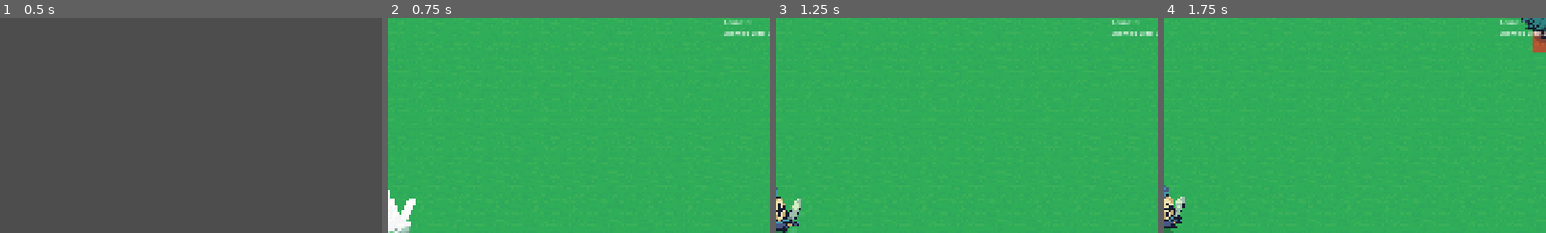
Above: before the commit, frames 1-4 (left to right).
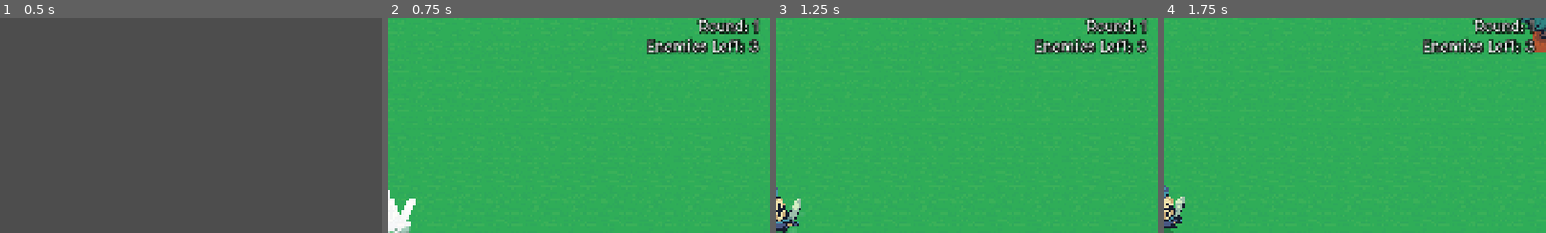
Above: after the commit, the same moments.

Repository: prasen-shakya/Tiny-Swords
Game: Godot game, scene res://scenes/scene_handler.tscn
Same seed, same stepped clock (60 frames per second), same inputs: the game is played once before the commit and once after it.
Inputs:
- Up to frame 1 (0.5 s): no input
- Up to frame 2 (0.75 s): click "Start Game" at 0.5 s
- Up to frame 3 (1.25 s): no input
- Up to frame 4 (1.75 s): hold D (move_right) from 1.28 s (still down); tap Space (attack) at 1.35 s
The pictures show only the part of the screen within x 50-100%, y 0-50%; the shares and areas given below are measured in that part.

Frame 1 is identical in both runs. In frame 2, 2.7% of the frame differs, in the area x 67-100%, y 0-17%; in frame 3, 2.7%; in frame 4, 2.7%.

Commit message:
Update RoundHUD styling and add game-lost delay
Add MedievalSharp font resource and label theme overrides to RoundHUD (outline, shadow, size, alignment) and adjust HUD offsets to improve positioning. In scene_handler.gd, wait 1.5s on game lost before freeing the current game scene so end-of-game animations or transitions can play.

Diff:
--- a/scenes/round_hud.tscn
+++ b/scenes/round_hud.tscn
@@ -1,6 +1,7 @@
 [gd_scene format=3 uid="uid://uhj3woyu6l44"]
 
 [ext_resource type="Script" uid="uid://275xrvj4qfdi" path="res://scenes/round_hud.gd" id="1_4tdfx"]
+[ext_resource type="FontFile" uid="uid://dpkh171orkrj6" path="res://art/tiny_swords_new/UI Elements/UI Elements/Banners/MedievalSharp-Regular.ttf" id="2_nceth"]
 
 [node name="RoundHUD" type="CanvasLayer" unique_id=743056523]
 script = ExtResource("1_4tdfx")
@@ -9,8 +10,9 @@
 anchors_preset = 1
 anchor_left = 1.0
 anchor_right = 1.0
-offset_left = -40.0
-offset_bottom = 50.0
+offset_left = -69.0
+offset_right = -29.0
+offset_bottom = 105.0
 grow_horizontal = 0
 
 [node name="VBoxContainer" type="VBoxContainer" parent="MarginContainer" unique_id=1542743873]
@@ -18,6 +20,20 @@
 
 [node name="RoundLabel" type="Label" parent="MarginContainer/VBoxContainer" unique_id=1661480105]
 layout_mode = 2
+theme_override_colors/font_shadow_color = Color(0, 0, 0, 0.69411767)
+theme_override_colors/font_outline_color = Color(0, 0, 0, 1)
+theme_override_constants/outline_size = 8
+theme_override_constants/shadow_outline_size = 16
+theme_override_fonts/font = ExtResource("2_nceth")
+theme_override_font_sizes/font_size = 40
+horizontal_alignment = 2
 
 [node name="EnemiesLeftLabel" type="Label" parent="MarginContainer/VBoxContainer" unique_id=1624818005]
 layout_mode = 2
+theme_override_colors/font_shadow_color = Color(0, 0, 0, 0.69411767)
+theme_override_colors/font_outline_color = Color(0, 0, 0, 1)
+theme_override_constants/outline_size = 8
+theme_override_constants/shadow_outline_size = 16
+theme_override_fonts/font = ExtResource("2_nceth")
+theme_override_font_sizes/font_size = 40
+horizontal_alignment = 2
--- a/scripts/SceneChanger/scene_handler.gd
+++ b/scripts/SceneChanger/scene_handler.gd
@@ -38,6 +38,7 @@
 	get_tree().quit()
 
 func _on_game_lost()-> void:
+	await get_tree().create_timer(1.5).timeout
 	if current_game_scene:
 		current_game_scene.queue_free()
 		current_game_scene = null
